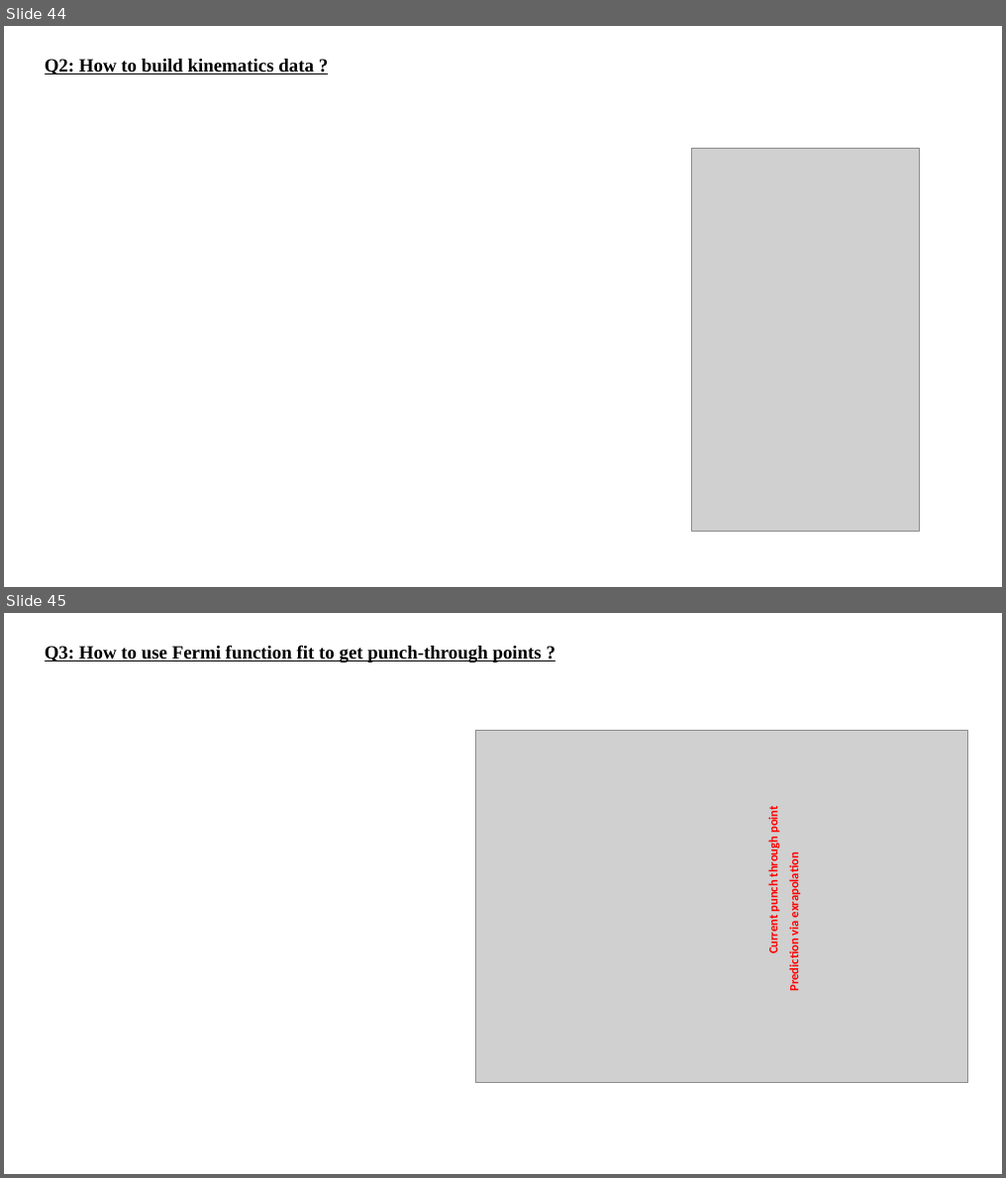
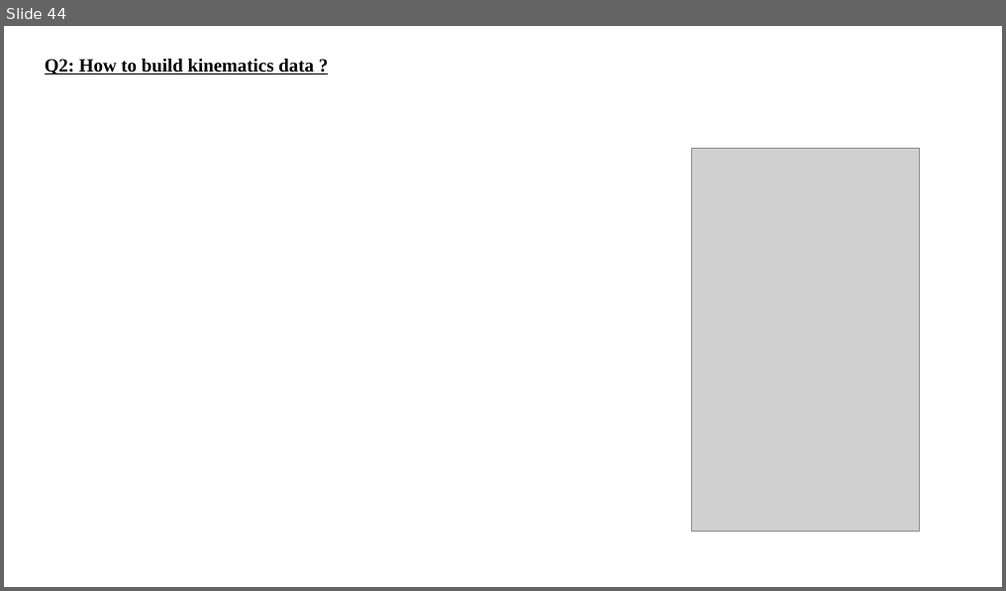
Before and after one commit to gfh16/StudyNotes, a slide deck: 2018Oct-Tutorial_HiRACsICalibrations.pptx. Shown one above the other, each under a label of ours: slides 44 and 45 before the commit, slide 44 after it. The pictures are 1006x1178 and 1006x591 pixels, drawn with LibreOffice and Linux fonts; fonts in the diff are those of the drawing; grey boxes stand for pictures. Boxes give left, top, right and bottom in pixels: in the first picture for what was removed or moved away, otherwise in the second. Text is boxed around its words. In the diff, an @@ line names an element or a change of style, - is before the commit and + after.

```diff
--- a/2018Oct-Tutorial_HiRACsICalibrations.pptx
+++ b/2018Oct-Tutorial_HiRACsICalibrations.pptx
@@ slide 45 removed at <box>4,613,1002,1174</box>, background #FFFFFF @@
@@ text removed at <box>45,645,542,663</box> @@
-Q3: How to use Fermi function fit to get punch-through points ?
@@ picture removed at <box>475,731,967,1083</box> @@
@@ text removed at <box>765,808,780,954</box> @@
-Current punch through point
@@ text removed at <box>786,859,801,990</box> @@
-Prediction via exrapolation
```
Also in this commit, not shown: 4 slides changed, 2 other files.
